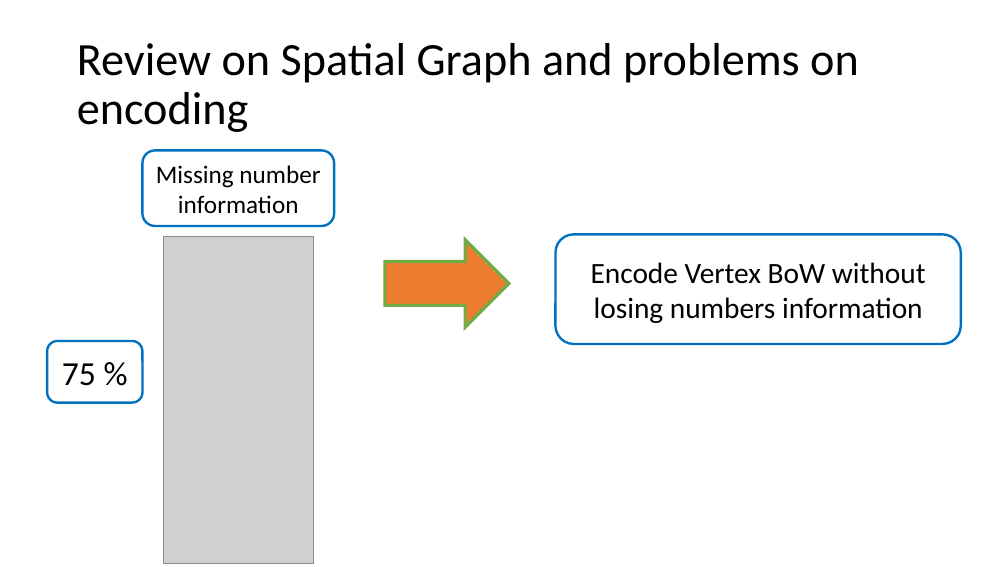
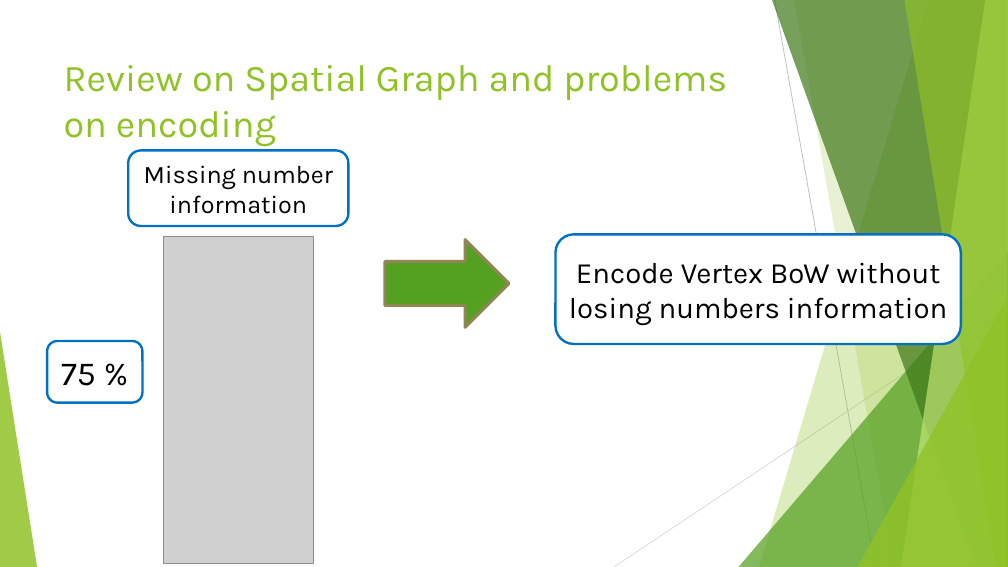
Before and after one commit to bql20000/Full_Flax, a slide deck: slide 12 of KV3 - Fullflax.pptx (slide 7 before the commit). Drawn at 1008x567 pixels with LibreOffice and Linux fonts; fonts in the diff are those of the drawing; grey boxes stand for pictures. Boxes give left, top, right and bottom in pixels: in the first picture for what was removed or moved away, otherwise in the second. Text is boxed around its words. In the diff, an @@ line names an element or a change of style, - is before the commit and + after.

```diff
--- a/KV3 - Fullflax.pptx
+++ b/KV3 - Fullflax.pptx
@@ title "Review on Spatial Graph and ...": place and size @@
-title "Review on Spatial Graph and ..." at bbox=[77, 43, 859, 132]
+title "Review on Spatial Graph and ..." at bbox=[64, 65, 727, 146]
@@ title "Review on Spatial Graph and ..." at bbox=[64, 65, 727, 146]: size 44 to 36 pt, font Calibri to Karla, text colour #000000 to #90C226; line spacing 0.9 to 1; vertical alignment middle to top @@
@@ font Calibri to Karla in 3 elements at bbox=[47, 341, 142, 403], bbox=[556, 234, 961, 344], bbox=[129, 150, 349, 226] @@
@@ rounded rectangle "Missing number information": place and size @@
-rounded rectangle "Missing number information" at bbox=[142, 150, 334, 226]
+rounded rectangle "Missing number information" at bbox=[129, 150, 349, 226]
@@ right arrow at bbox=[385, 240, 509, 327]: fill #ED7D31 to #54A021; outline #70AD47 3 pt to #918655 3 pt @@
@@ group added at bbox=[0, 0, 1008, 567]: 5 freeform shapes, 3 triangles, 2 lines @@
```
Also in this commit, not shown: 16 other slides changed, 6 slides added.
